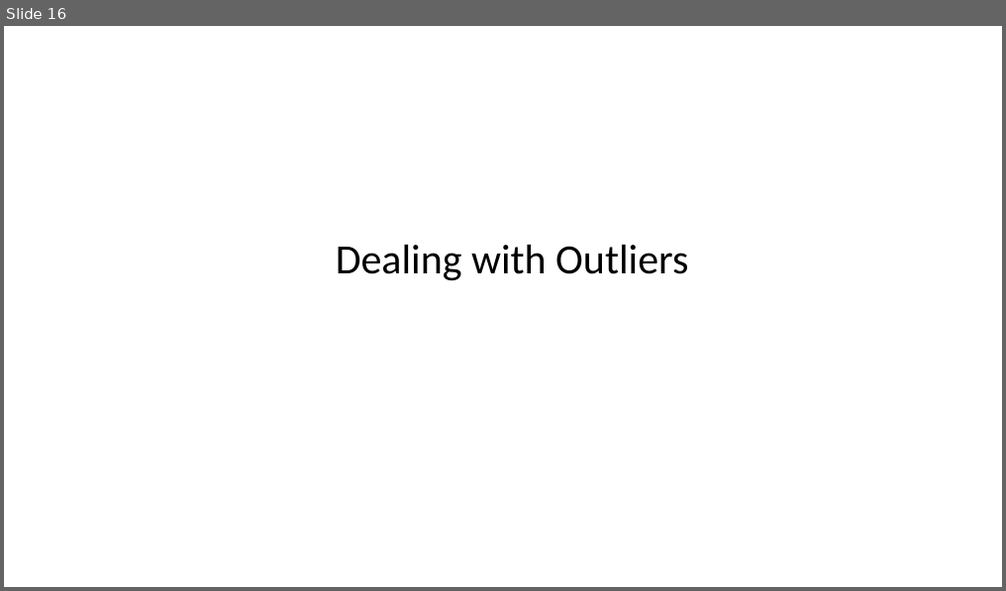
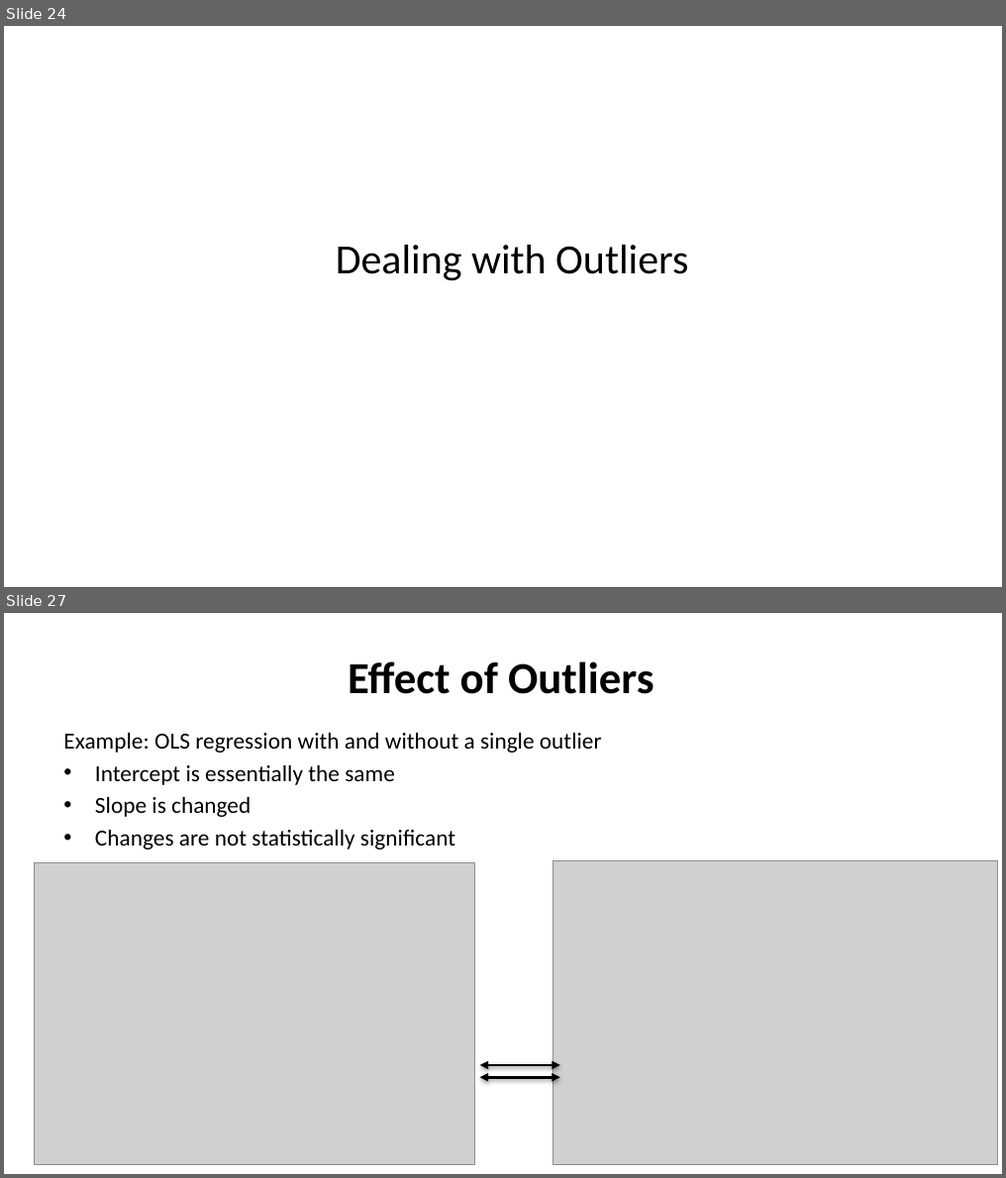
Before and after one commit to StephenElston/CSCI-E-83, a slide deck: LectureSlides/10b_ModelsFor OutliersAndOverdispersion.pptx. Shown one above the other, each under a label of ours: slide 16 before the commit, slides 24 and 27 after it; the slides between them are not shown. The pictures are 1006x591 and 1006x1178 pixels, drawn with LibreOffice and Linux fonts; fonts in the diff are those of the drawing; grey boxes stand for pictures. Boxes give left, top, right and bottom in pixels: in the first picture for what was removed or moved away, otherwise in the second. Text is boxed around its words. In the diff, an @@ line names an element or a change of style, - is before the commit and + after.

```diff
--- a/LectureSlides/10b_ModelsFor OutliersAndOverdispersion.pptx
+++ b/LectureSlides/10b_ModelsFor OutliersAndOverdispersion.pptx
@@ slide 27 added at (4, 613, 1002, 1174), background #FFFFFF @@
@@ title added at (348, 662, 654, 694), 32 pt, text #000000, bold @@
+Effect of Outliers
@@ text added at (63, 733, 602, 850), 16.6 pt, text #000000 @@
+Example: OLS regression with and without a single outlier
+• Intercept is essentially the same
+• Slope is changed
+• Changes are not statistically significant
@@ picture added at (34, 862, 475, 1164) @@
@@ picture added at (552, 861, 998, 1165) @@
@@ double arrow added from (480, 1065) to (559, 1065), #000000 2 pt @@
@@ double arrow added from (480, 1078) to (559, 1078), #000000 2 pt @@
@@ what was slide 16 is now slide 24 @@
```
Also in this commit, not shown: 6 slides changed, 10 other slides added, 2 slides removed.
